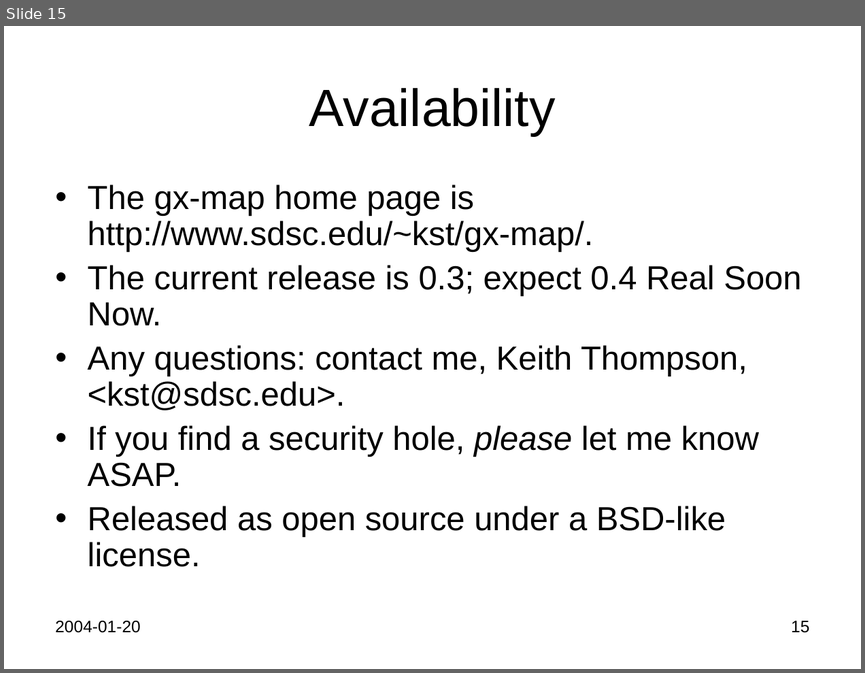
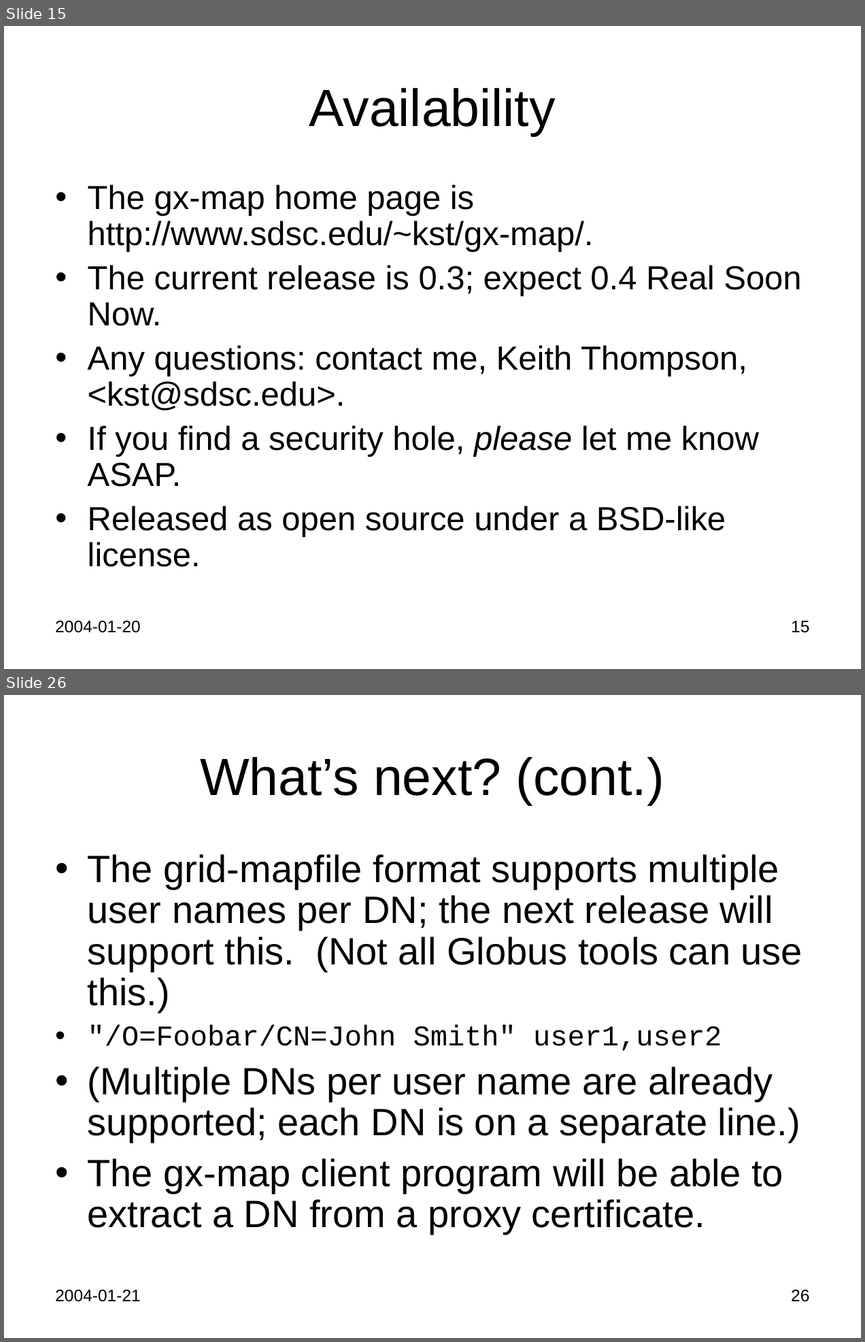
Before and after one commit to Keith-S-Thompson/gx-map, a slide deck: gx-map.ppt. Shown one above the other, each under a label of ours: slide 15 before the commit, slides 15 and 26 after it; the slides between them are not shown. The pictures are 865x673 and 865x1342 pixels, drawn with LibreOffice and Linux fonts; fonts in the diff are those of the drawing. Boxes give left, top, right and bottom in pixels: in the first picture for what was removed or moved away, otherwise in the second. Text is boxed around its words. In the diff, an @@ line names an element or a change of style, - is before the commit and + after.

```diff
--- a/gx-map.ppt
+++ b/gx-map.ppt
@@ slide 26 added at [4,695,861,1338], background #FFFFFF @@
@@ title added at [200,757,664,805], 44 pt, text #000000 @@
+What’s next? (cont.)
@@ text added at [88,854,802,1234], 32 pt, text #000000 @@
+• The grid-mapfile format supports multiple user names per DN; the next release will support this. (Not all Globus tools can use this.)
+• "/O=Foobar/CN=John Smith" user1,user2
+• (Multiple DNs per user name are already supported; each DN is on a separate line.)
+• The gx-map client program will be able to extract a DN from a proxy certificate.
@@ text added at [55,1289,140,1302], 14 pt, text #000000 @@
+2004-01-21
@@ page number added at [791,1289,809,1302], 14 pt, text #000000 @@
+26
```
Also in this commit, not shown: 1 slide changed, 13 other slides added.
